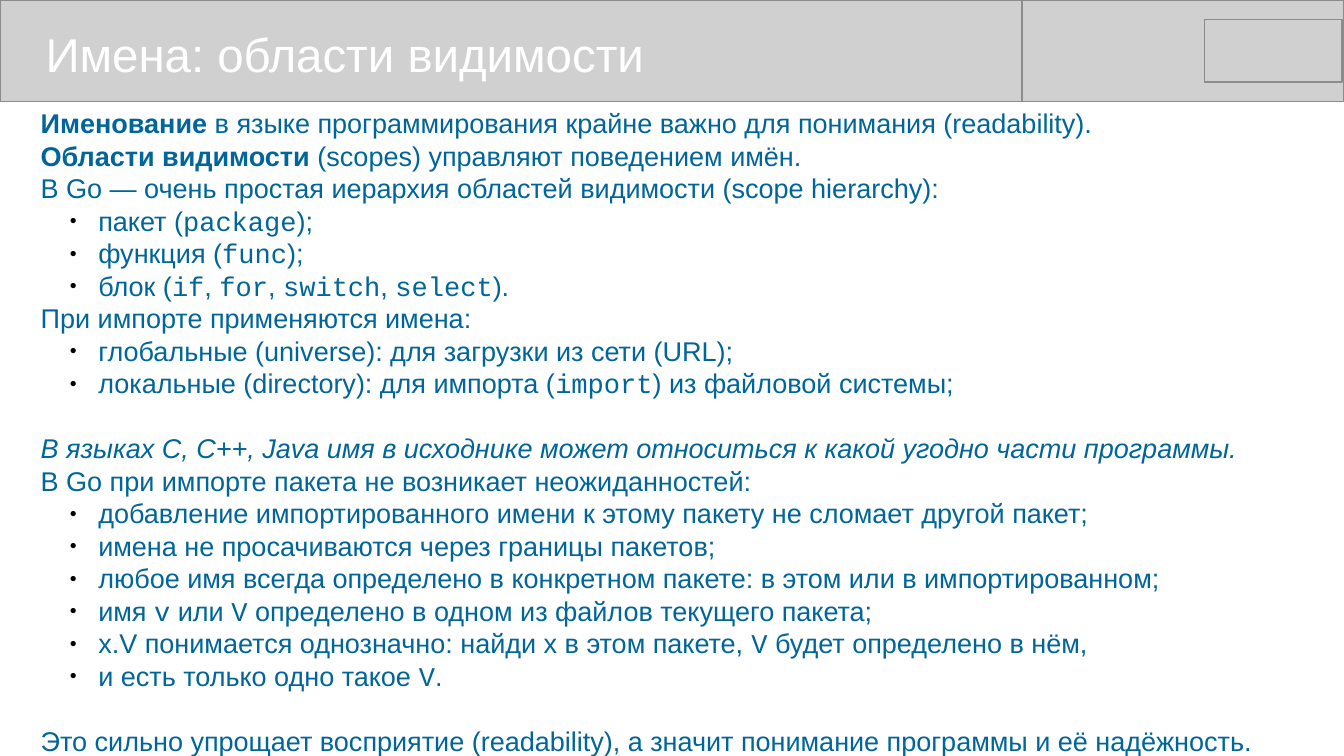
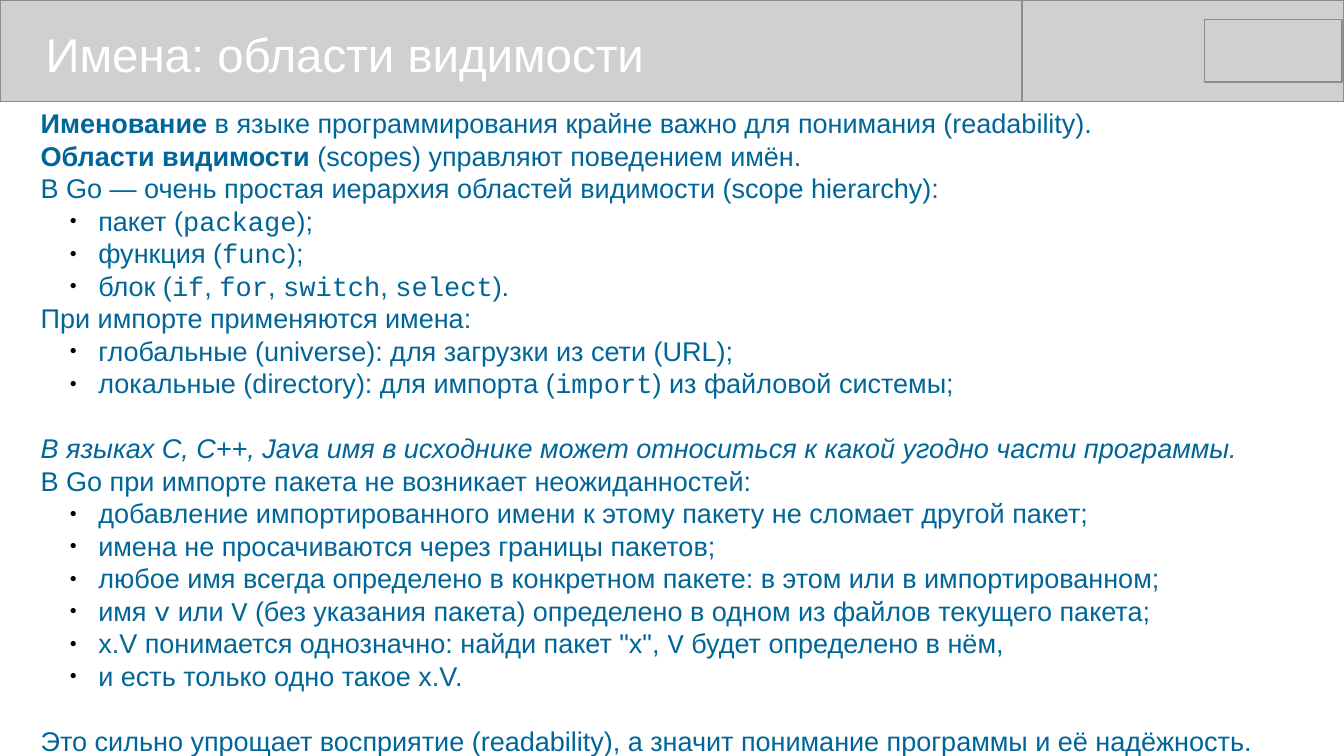
Before and after one commit to mike-shock/Go_language, a slide deck: slide 39 of Go_Preview.odp. Drawn at 1344x756 pixels with LibreOffice and Linux fonts; fonts in the diff are those of the drawing; grey boxes stand for pictures. Boxes give left, top, right and bottom in pixels: in the first picture for what was removed or moved away, otherwise in the second. Text is boxed around its words. In the diff, an @@ line names an element or a change of style, - is before the commit and + after.

```diff
--- a/Go_Preview.odp
+++ b/Go_Preview.odp
@@ text at bbox=[98, 601, 1150, 691]: text changed @@
-  ● имя v или V определено в одном из файлов текущего пакета;
-  ● x.V понимается однозначно: найди x в этом пакете, V будет определено в нём,
-  ● и есть только одно такое V.
+  ● имя v или V (без указания пакета) определено в одном из файлов текущего пакета;
+  ● x.V понимается однозначно: найди пакет "x", V будет определено в нём,
+  ● и есть только одно такое x.V.
```
Also in this commit, not shown: 20 other slides changed, 3 other files.
